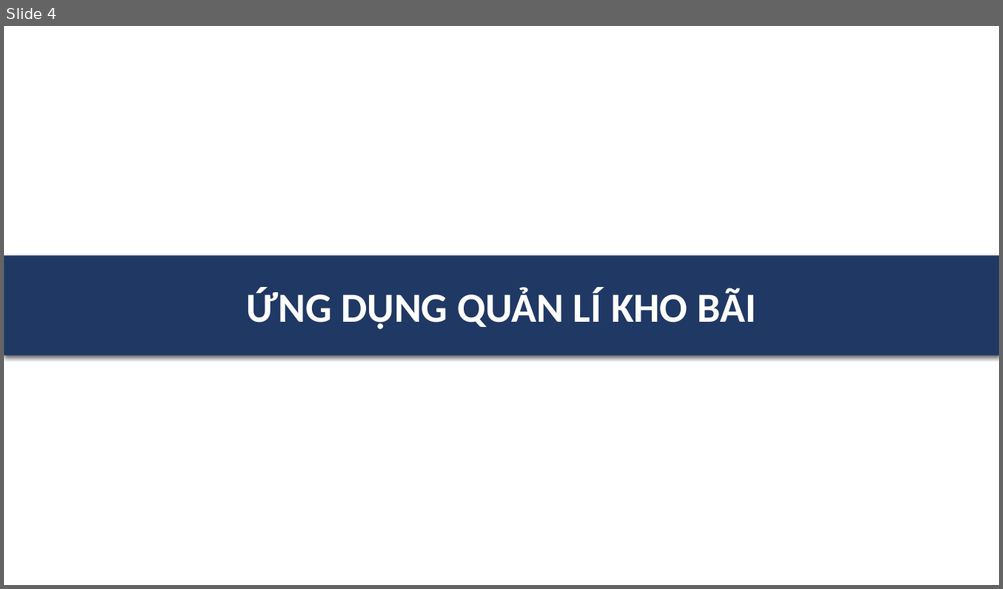
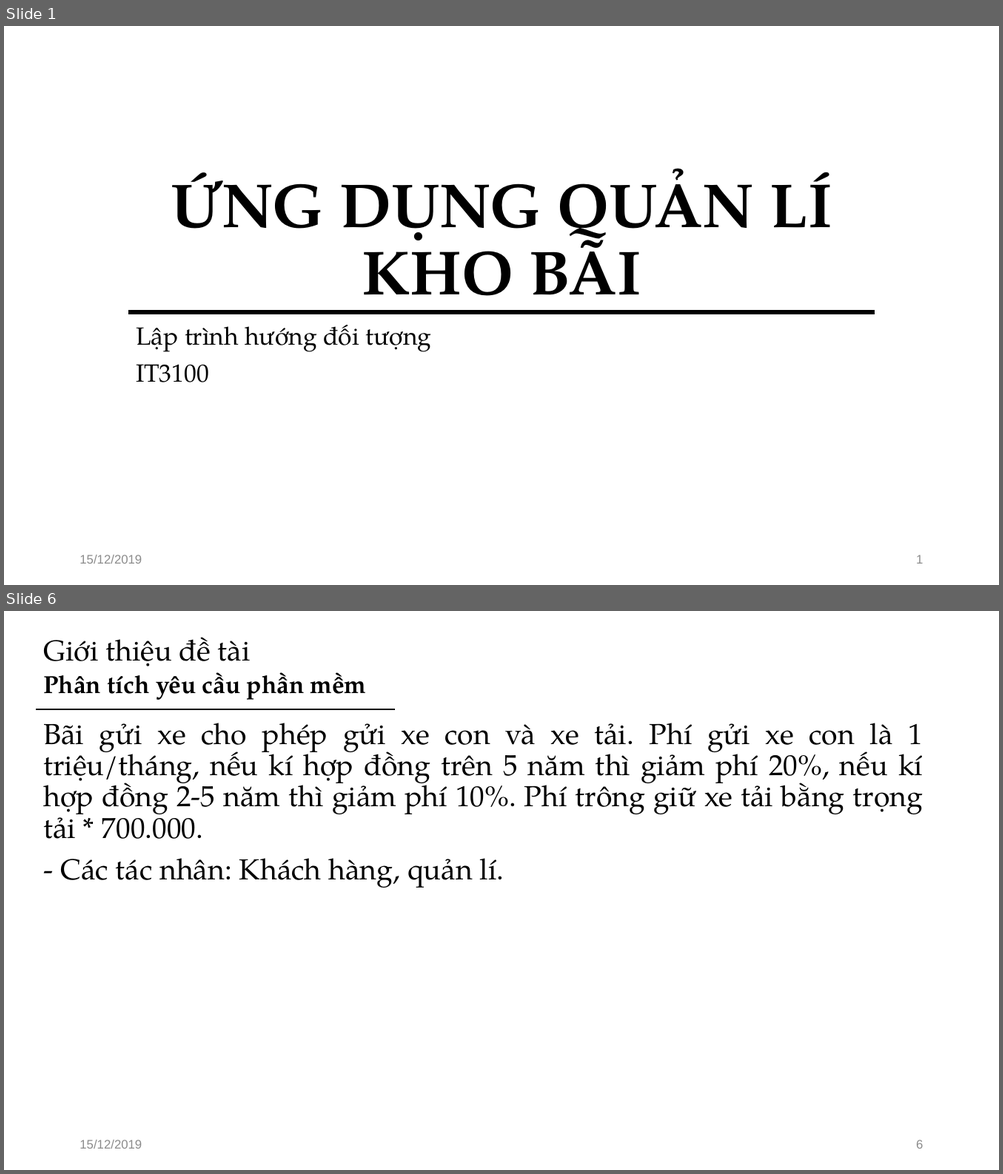
Before and after one commit to cvhoangpt/20191_OOP, a slide deck: eclipse_code/Quanlikhobai/doc/Slide BTL nhom 13.pptx. Shown one above the other, each under a label of ours: slide 4 before the commit, slides 1 and 6 after it; the slides between them are not shown. The pictures are 1003x589 and 1003x1174 pixels, drawn with LibreOffice and Linux fonts; fonts in the diff are those of the drawing. Boxes give left, top, right and bottom in pixels: in the first picture for what was removed or moved away, otherwise in the second. Text is boxed around its words. In the diff, an @@ line names an element or a change of style, - is before the commit and + after.

```diff
--- a/eclipse_code/Quanlikhobai/doc/Slide BTL nhom 13.pptx
+++ b/eclipse_code/Quanlikhobai/doc/Slide BTL nhom 13.pptx
@@ slide 6 added at [4, 611, 999, 1170], background #FFFFFF @@
@@ title added at [44, 637, 250, 667], 28 pt, text #000000 @@
+Giới thiệu đề tài
@@ text added at [44, 672, 367, 700], 23.8 pt, text #000000, bold @@
+Phân tích yêu cầu phần mềm
@@ line added from (36, 709) to (395, 709), #000000 1.5 pt @@
@@ text added at [44, 723, 922, 888], 28 pt, text #000000 @@
+Bãi gửi xe cho phép gửi xe con và xe tải. Phí gửi xe con là 1 triệu/tháng, nếu kí hợp đồng trên 5 năm thì giảm phí 20%, nếu kí hợp đồng 2-5 năm thì giảm phí 10%. Phí trông giữ xe tải bằng trọng tải * 700.000.
+- Các tác nhân: Khách hàng, quản lí.
@@ text added at [79, 1140, 142, 1149], 12 pt, text #8C8C8C @@
+15/12/2019
@@ page number added at [916, 1140, 922, 1149], 12 pt, text #8C8C8C @@
+6
@@ what was slide 4 is now slide 1 @@
@@ slide 1 changed as well @@
@@ title "ỨNG DỤNG QUẢN LÍ KHO ...": place and size @@
-title "ỨNG DỤNG QUẢN LÍ KHO ..." at [4, 256, 999, 356]
+title "ỨNG DỤNG QUẢN LÍ KHO ..." at [170, 168, 832, 315]
@@ title "ỨNG DỤNG QUẢN LÍ KHO ..." at [170, 168, 832, 315]: size 40 to 60 pt, font Calibri to TeX Gyre Pagella, text colour #FFFFFF to #000000; line spacing 1 to 0.9; vertical alignment middle to bottom; fill #203864 to none; shadow off @@
@@ line added from (128, 312) to (875, 312), #000000 4.5 pt @@
@@ subtitle added at [136, 325, 431, 383], 24 pt, text #000000 @@
+Lập trình hướng đối tượng
+IT3100
@@ text added at [79, 555, 142, 564], 12 pt, text #8C8C8C @@
+15/12/2019
@@ page number added at [916, 555, 922, 564], 12 pt, text #8C8C8C @@
+1
```
Also in this commit, not shown: 1 other slide changed, 8 other slides added, 3 slides removed, 1 other file.
